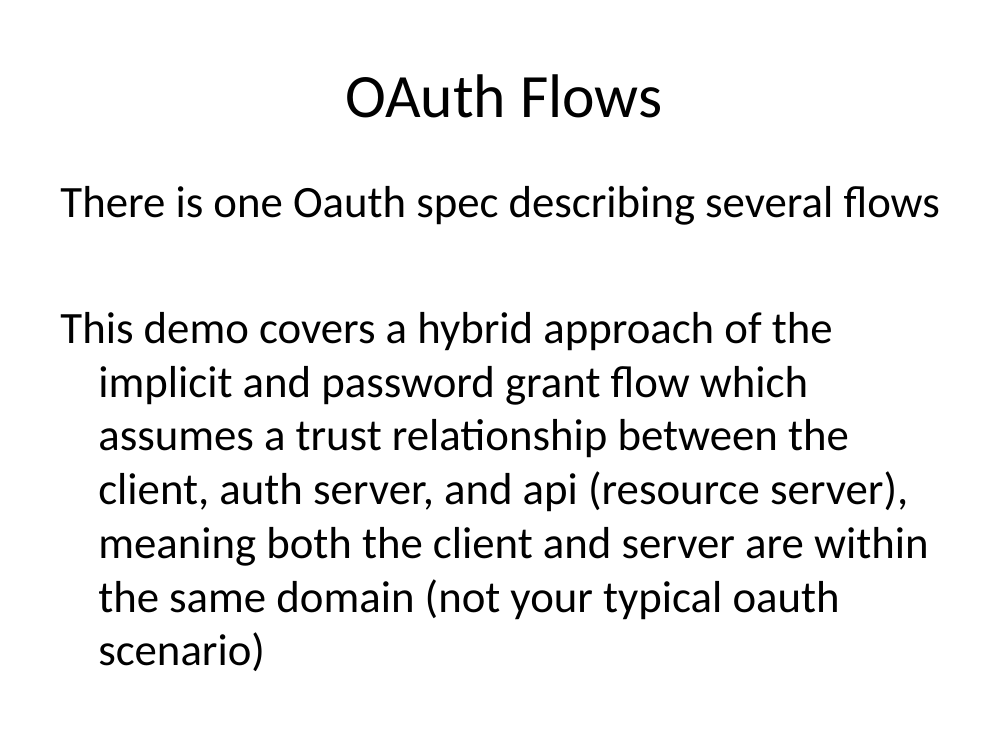
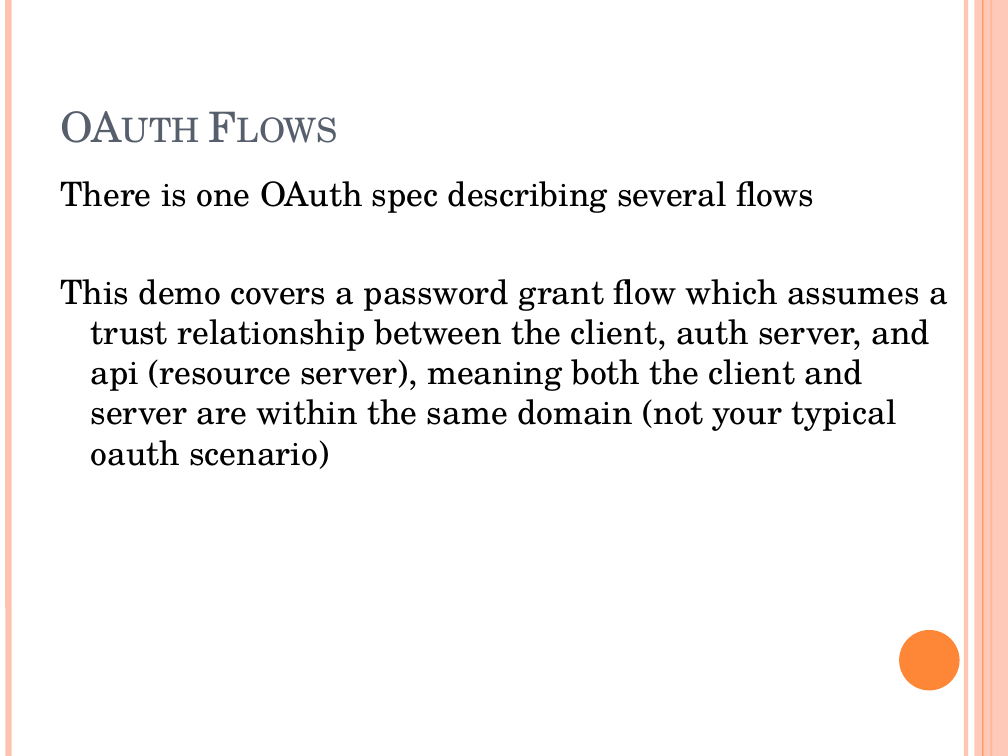
Before and after one commit to szahn/AngularWebApiOAuthDemo, a slide deck: slide 3 of AngularOAuthCodeCamp2015.pptx (slide 2 before the commit). Drawn at 1008x756 pixels with LibreOffice and Linux fonts; fonts in the diff are those of the drawing. Boxes give left, top, right and bottom in pixels: in the first picture for what was removed or moved away, otherwise in the second. Text is boxed around its words. In the diff, an @@ line names an element or a change of style, - is before the commit and + after.

Commit message:
updated slides

```diff
--- a/AngularOAuthCodeCamp2015.pptx
+++ b/AngularOAuthCodeCamp2015.pptx
@@ line added from (8, 0) to (8, 756), #FEC3AE 4.5 pt @@
@@ line added from (966, 0) to (966, 756), #FEC3AE 3 pt @@
@@ rectangle added at (975, 0, 1008, 756), fill #FEC3AE at 87% opacity @@
@@ line added from (983, 0) to (983, 756), #FE8637 0.75 pt @@
@@ line added from (991, 0) to (991, 756), #FE8637 1.5 pt @@
@@ title "OAuth Flows" at (50, 30, 874, 156): size 44 to 30 pt, font Calibri to TeX Gyre Schola, text colour #000000 to #575F6D, small capitals on; alignment centre to left; vertical alignment middle to bottom @@
@@ text at (60, 181, 948, 469): text changed; size 32 to 24 pt; font Calibri to TeX Gyre Schola @@
-There is one Oauth spec describing several flows
-This demo covers a hybrid approach of the implicit and password grant flow which assumes a trust relationship between the client, auth server, and api (resource server), meaning both the client and server are within the same domain (not your typical oauth scenario)
+There is one OAuth spec describing several flows
+This demo covers a password grant flow which assumes a trust relationship between the client, auth server, and api (resource server), meaning both the client and server are within the same domain (not your typical oauth scenario)
@@ ellipse added at (899, 630, 960, 690), fill #FE8637 @@
```
Also in this commit, not shown: 14 other slides changed, 3 slides added, 1 other file.
